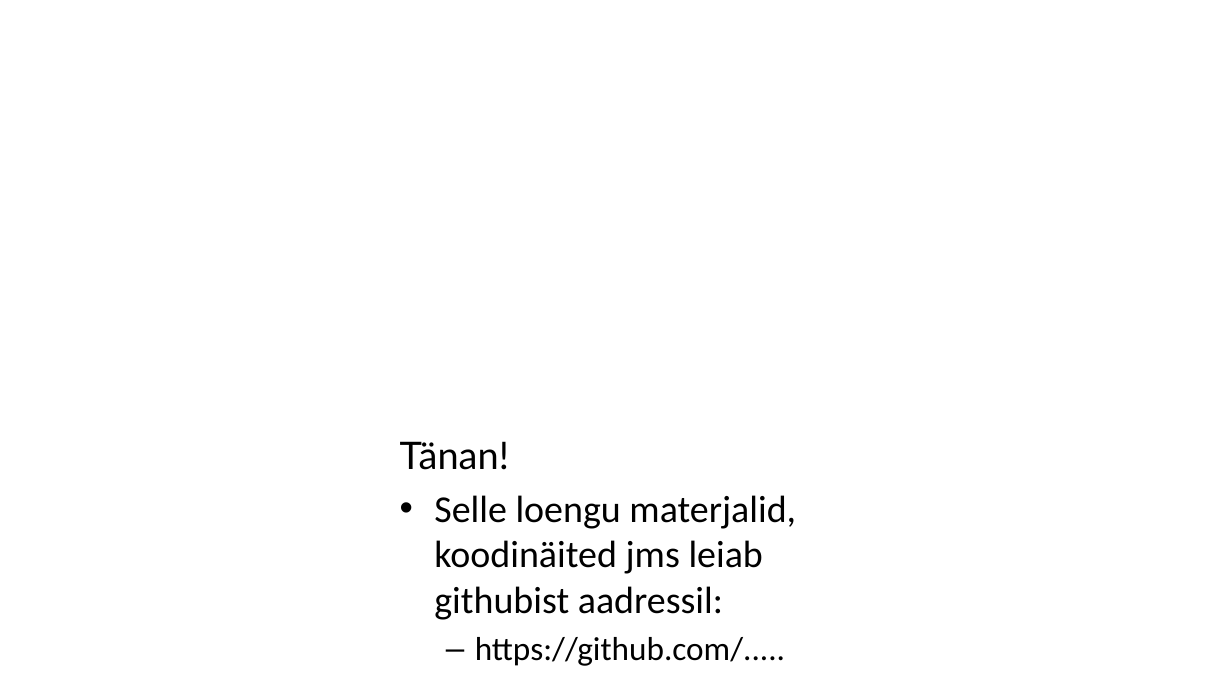
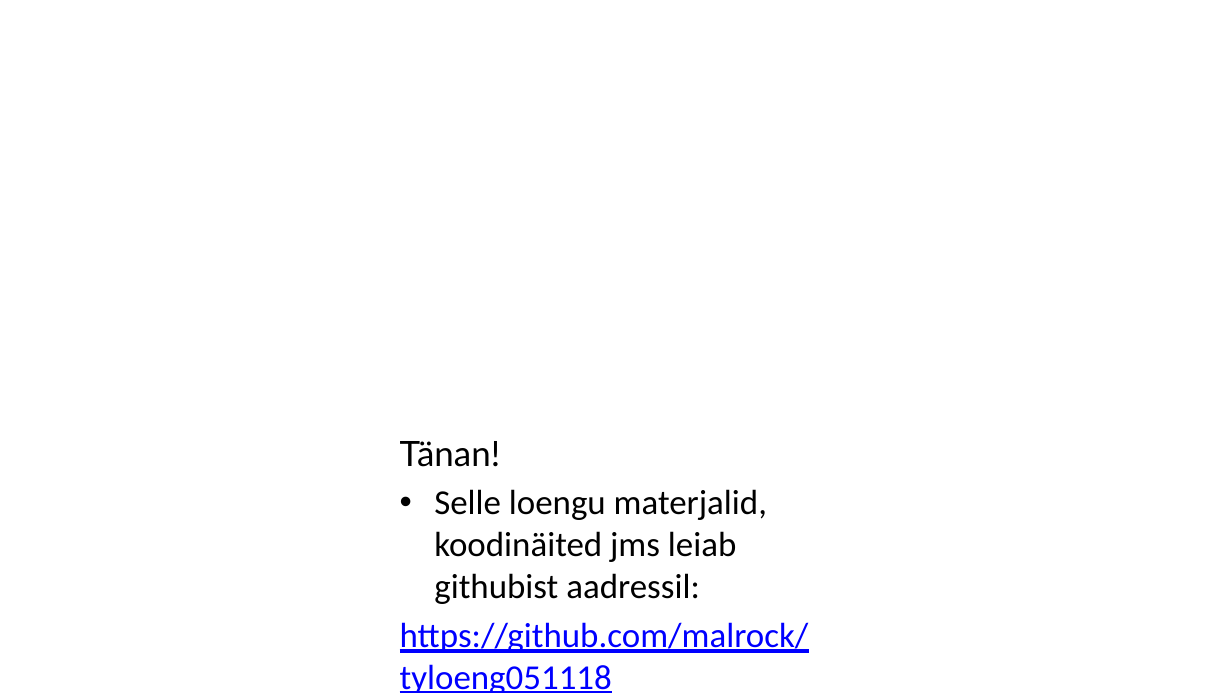
Before and after one commit to malrock/tyloeng051118, a slide deck: slide 26 of slaidid.pptx. Drawn at 1232x693 pixels with LibreOffice and Linux fonts; fonts in the diff are those of the drawing; background and template pictures are left out. Boxes give left, top, right and bottom in pixels: in the first picture for what was removed or moved away, otherwise in the second. Text is boxed around its words. In the diff, an @@ line names an element or a change of style, - is before the commit and + after.

Commit message:
url update in presentation

```diff
--- a/slaidid.pptx
+++ b/slaidid.pptx
@@ text at box(400, 441, 767, 604): size 29.6 to 27.2 pt in "Tänan!", "Selle loengu materjalid, koodinäited jms leiab githubist ..." @@
@@ text at box(400, 622, 809, 653): text changed; size 25.9 to 27.2 pt; text colour #000000 to #0000FF @@
-  – https://github.com/.....
+https://github.com/malrock/tyloeng051118
```
